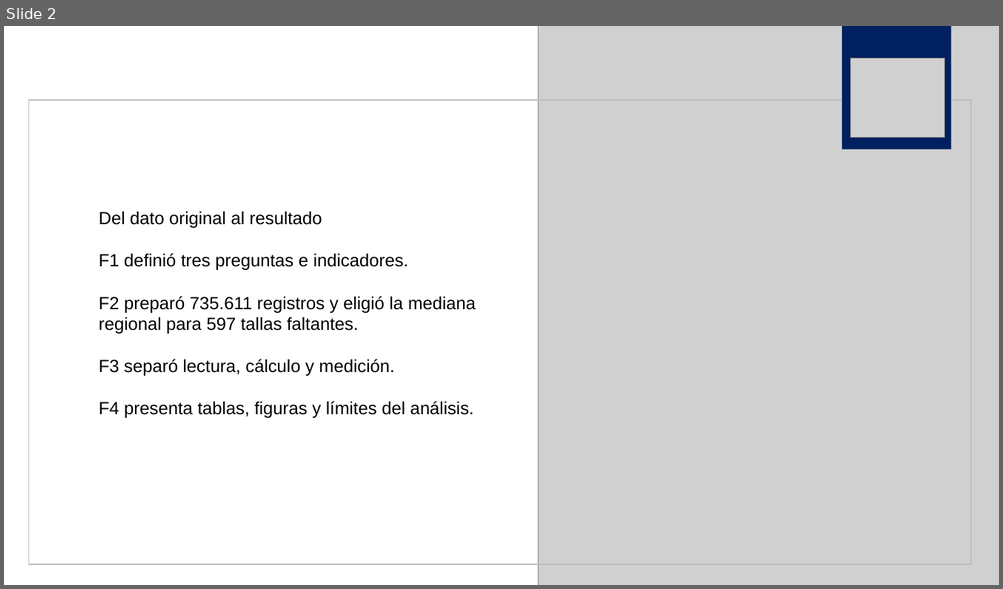
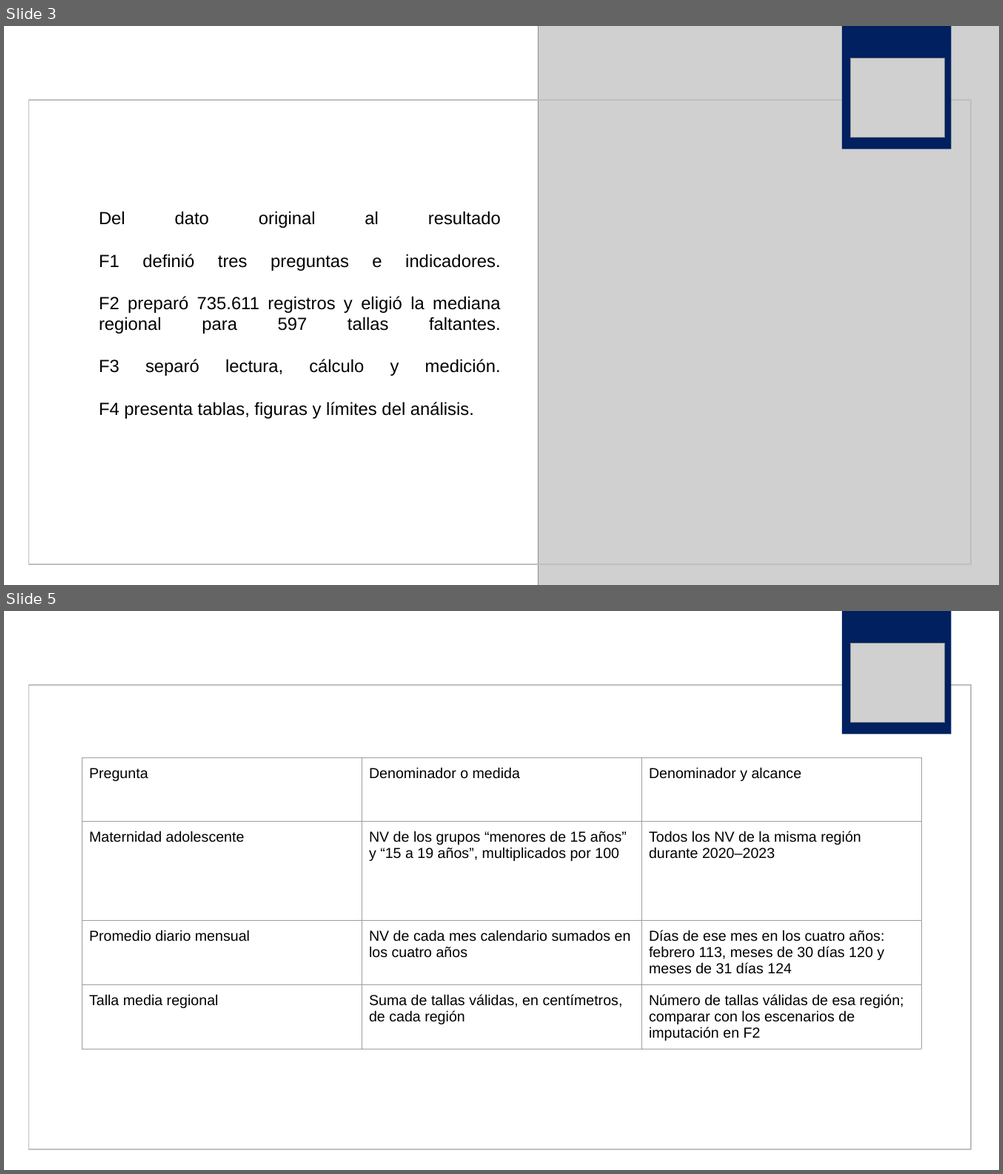
Before and after one commit to jorgealtamiranonavarrete-art/proyecto-grupo2, a slide deck: F4/f4_presentacion_grupo2.pptx. Shown one above the other, each under a label of ours: slide 2 before the commit, slides 3 and 5 after it; the slides between them are not shown. The pictures are 1003x589 and 1003x1174 pixels, drawn with LibreOffice and Linux fonts; fonts in the diff are those of the drawing; grey boxes stand for pictures. Boxes give left, top, right and bottom in pixels: in the first picture for what was removed or moved away, otherwise in the second. Text is boxed around its words. In the diff, an @@ line names an element or a change of style, - is before the commit and + after.

```diff
--- a/F4/f4_presentacion_grupo2.pptx
+++ b/F4/f4_presentacion_grupo2.pptx
@@ slide 5 added at [4,611,999,1170], background #FFFFFF @@
@@ rectangle added at [842,611,950,734], fill #002060 @@
@@ picture added at [851,643,945,722] @@
@@ rectangle added at [28,685,971,1150], outline #BFBFBF 1 pt @@
@@ table added at [82,758,921,1056], 4 rows, 3 columns @@
+Pregunta | Denominador o medida | Denominador y alcance
+Maternidad adolescente | NV de los grupos “menores de 15 años” y “15 a 19 años”, multiplicados por 100 | Todos los NV de la misma región durante 2020–2023
+Promedio diario mensual | NV de cada mes calendario sumados en los cuatro años | Días de ese mes en los cuatro años: febrero 113, meses de 30 días 120 y meses de 31 días 124
+Talla media regional | Suma de tallas válidas, en centímetros, de cada región | Número de tallas válidas de esa región; comparar con los escenarios de imputación en F2
@@ what was slide 2 is now slide 3 @@
@@ slide 3 changed as well @@
@@ text "Del dato original al resultado ..." at [99,211,501,419]: alignment left to justified @@
```
Also in this commit, not shown: 2 other slides changed, 15 other slides added, 3 slides removed.
